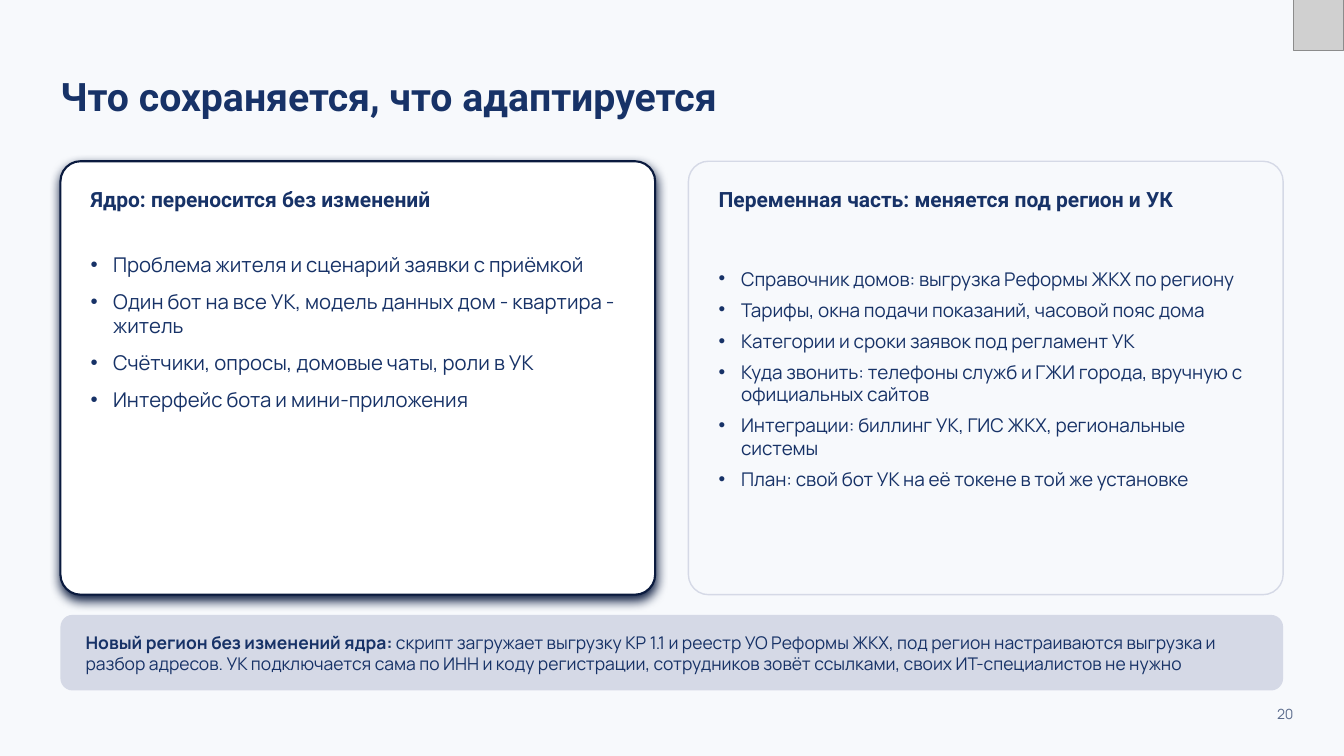
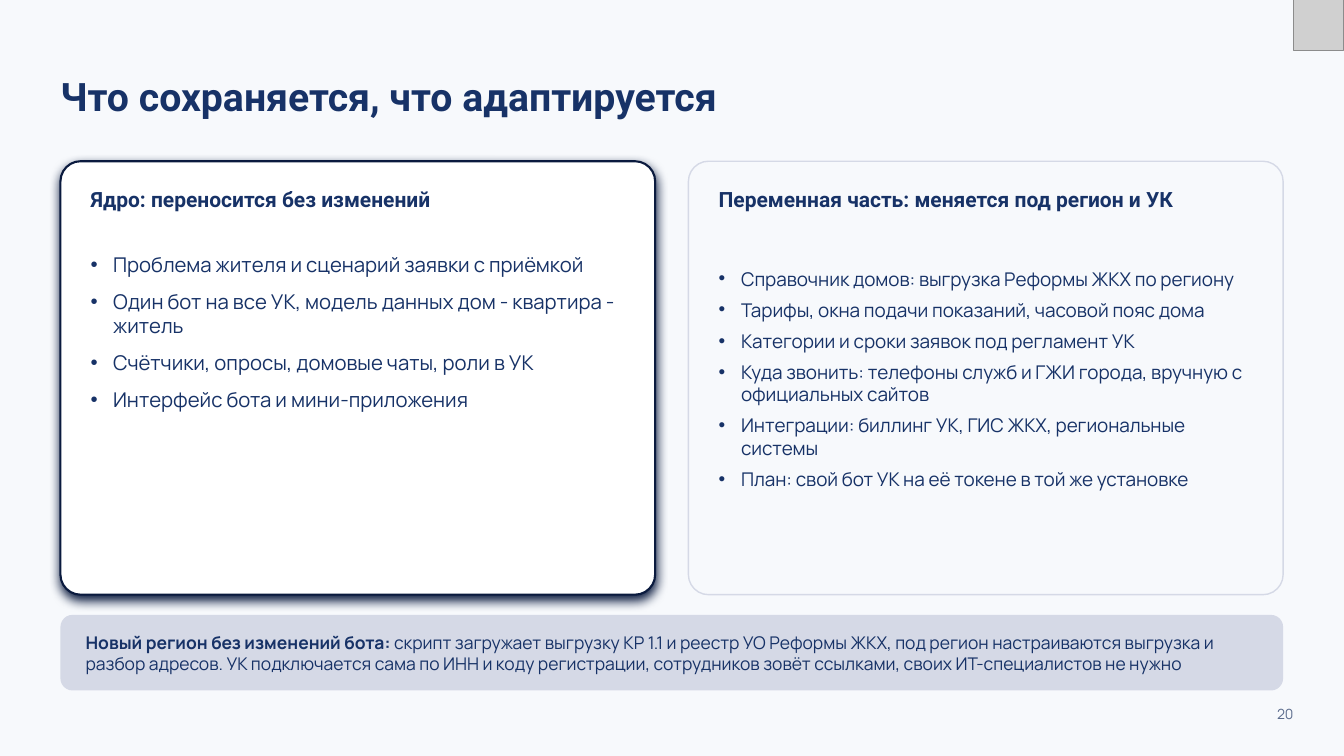
Before and after one commit to K1rL3s/vkmax-mobilization, a slide deck: slide 20 of docs/preza/zheka.pptx. Drawn at 1344x756 pixels with LibreOffice and Linux fonts; fonts in the diff are those of the drawing; grey boxes stand for pictures. Boxes give left, top, right and bottom in pixels: in the first picture for what was removed or moved away, otherwise in the second. Text is boxed around its words. In the diff, an @@ line names an element or a change of style, - is before the commit and + after.

```diff
--- a/docs/preza/zheka.pptx
+++ b/docs/preza/zheka.pptx
@@ text at box(86, 636, 1214, 674): text changed @@
-Новый регион без изменений ядра: скрипт загружает выгрузку КР 1.1 и реестр УО Реформы ЖКХ, под регион настраиваются выгрузка и разбор адресов. УК подключается сама по ИНН и коду регистрации, сотрудников зовёт ссылками, своих ИТ-специалистов не нужно
+Новый регион без изменений бота: скрипт загружает выгрузку КР 1.1 и реестр УО Реформы ЖКХ, под регион настраиваются выгрузка и разбор адресов. УК подключается сама по ИНН и коду регистрации, сотрудников зовёт ссылками, своих ИТ-специалистов не нужно
```
Also in this commit, not shown: 4 other slides changed, 3 other files.
